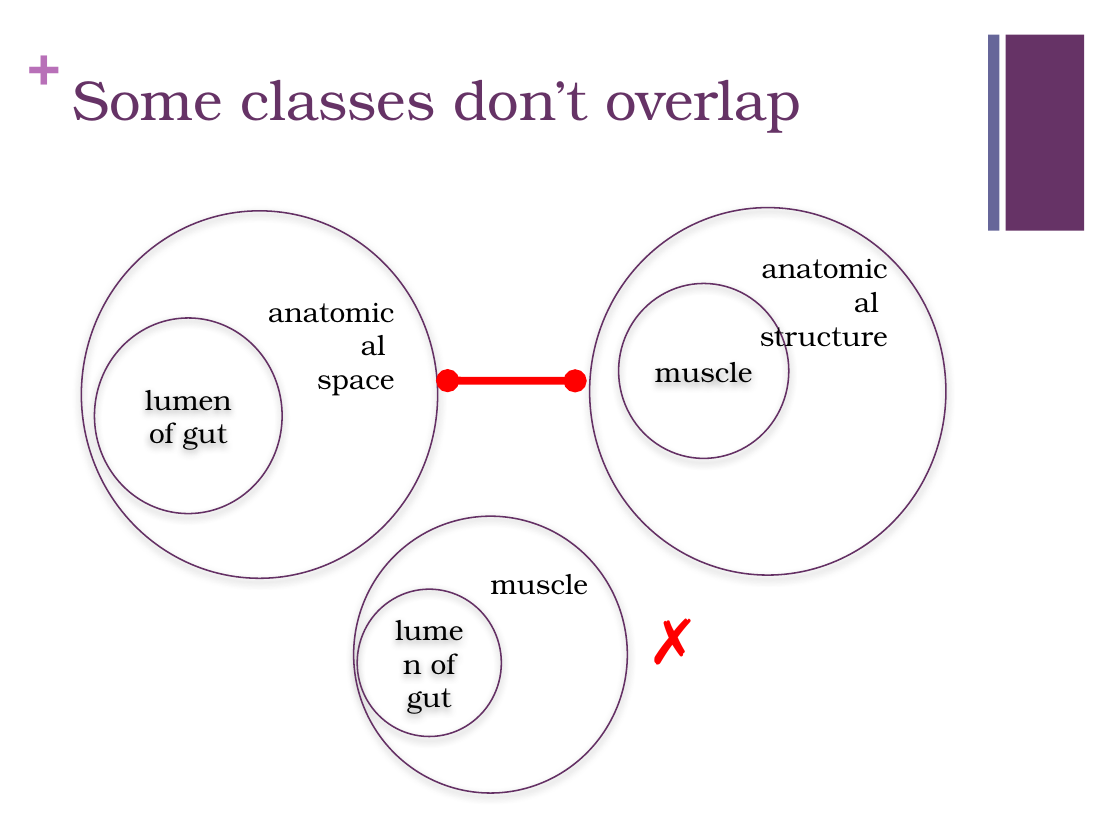
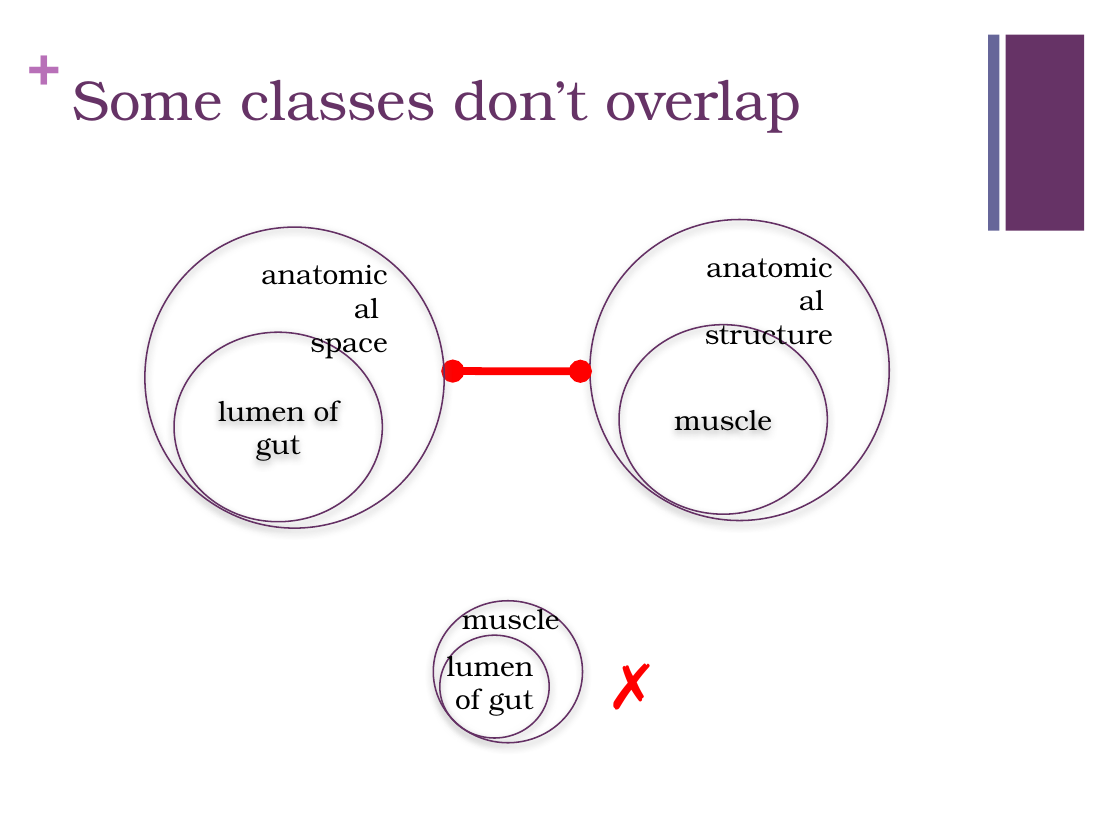
Before and after one commit to geneontology/protege-tutorial, a slide deck: slide 25 of presentations/GO_protege_1201b.pptx. Drawn at 1120x840 pixels with LibreOffice and Linux fonts; fonts in the diff are those of the drawing. Boxes give left, top, right and bottom in pixels: in the first picture for what was removed or moved away, otherwise in the second. Text is boxed around its words. In the diff, an @@ line names an element or a change of style, - is before the commit and + after.

```diff
--- a/presentations/GO_protege_1201b.pptx
+++ b/presentations/GO_protege_1201b.pptx
@@ ellipse: place and size @@
-ellipse at <box>82,211,438,578</box>
+ellipse at <box>144,227,444,529</box>
@@ ellipse: place and size @@
-ellipse at <box>590,207,946,575</box>
+ellipse at <box>590,220,889,521</box>
@@ text "anatomical": place and size @@
-text "anatomical" at <box>317,375,394,395</box>
+text "anatomical" at <box>310,336,387,358</box>
@@ text "anatomical" rewrapped from <box>760,319,888,352</box> to <box>705,324,833,351</box> @@
@@ ellipse "muscle": place and size @@
-ellipse "muscle" at <box>618,283,788,458</box>
+ellipse "muscle" at <box>619,325,828,514</box>
@@ ellipse "lumen of gut": place and size @@
-ellipse "lumen of gut" at <box>94,318,282,514</box>
+ellipse "lumen of gut" at <box>174,333,382,522</box>
@@ double arrow moved from (448, 381) - (576, 381) to (452, 371) - (580, 372) @@
@@ text "muscle" rewrapped from <box>491,574,588,595</box> to <box>462,602,559,635</box> @@
@@ ellipse: place and size @@
-ellipse at <box>354,516,627,793</box>
+ellipse at <box>433,600,582,743</box>
@@ text "lumen": place and size @@
-text "lumen" at <box>357,589,502,737</box>
+text "lumen" at <box>447,649,534,716</box>
@@ text "lumen" at <box>447,649,534,716</box>: vertical alignment middle to top; outline #653165 1 pt to none; shadow off @@
@@ ellipse added at <box>440,635,550,738</box>, outline #653165 1 pt @@
@@ text at <box>447,649,534,716</box>: text changed @@
-lumen of gut
+lumen
+of gut
@@ text "✗": place and size @@
-text "✗" at <box>636,597,681,759</box>
+text "✗" at <box>595,642,640,804</box>
```
Also in this commit, not shown: 13 other slides changed, 5 slides added, 3 slides removed.
